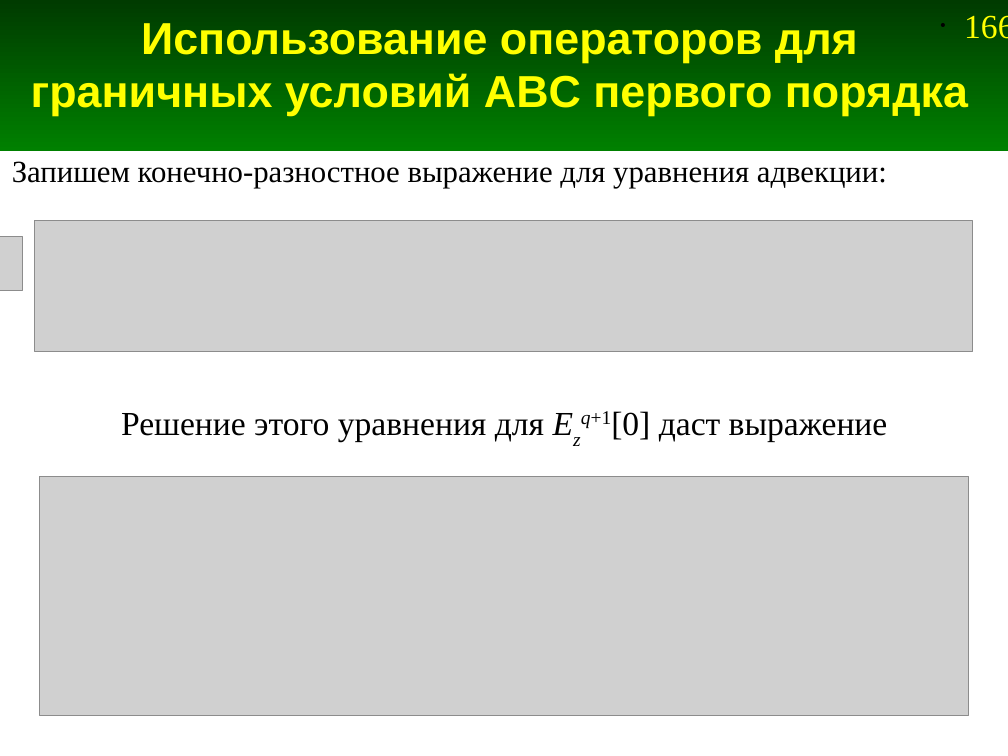
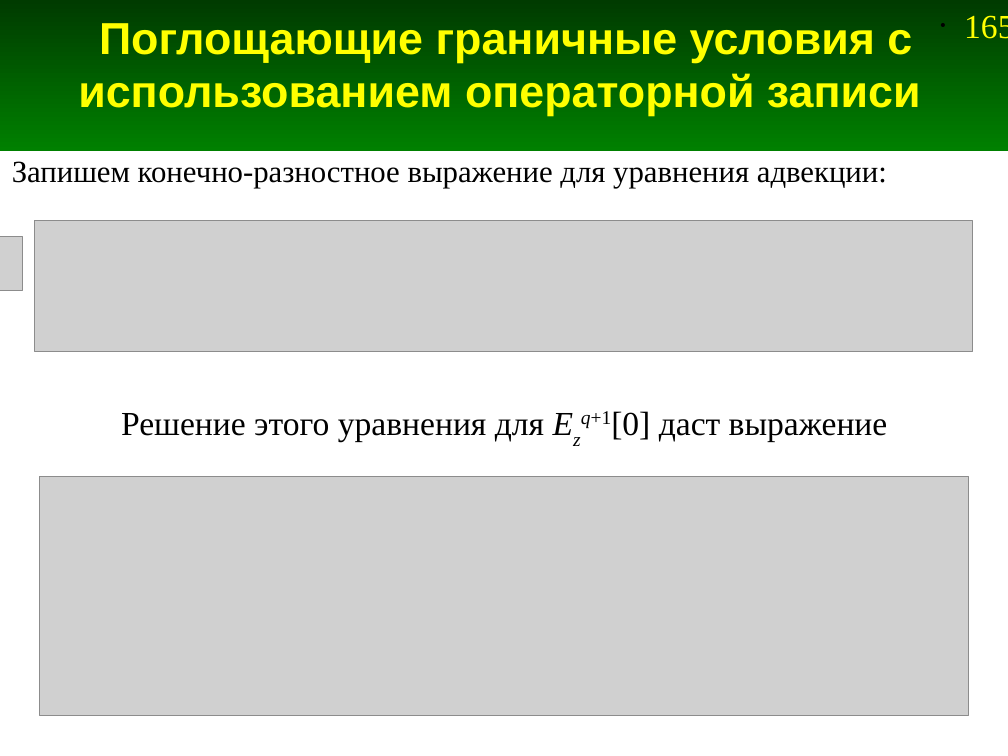
Before and after one commit to andris0147sv/modelling, a slide deck: slide 165 of presentations/2. FDTD.odp (slide 166 before the commit). Drawn at 1008x756 pixels with LibreOffice and Linux fonts; fonts in the diff are those of the drawing; grey boxes stand for pictures. Boxes give left, top, right and bottom in pixels: in the first picture for what was removed or moved away, otherwise in the second. Text is boxed around its words. In the diff, an @@ line names an element or a change of style, - is before the commit and + after.

```diff
--- a/presentations/2. FDTD.odp
+++ b/presentations/2. FDTD.odp
@@ title at (78, 23, 921, 116): text changed @@
-Использование операторов для граничных условий ABC первого порядка
+Поглощающие граничные условия с использованием операторной записи
@@ page number at (964, 15, 1008, 39): text changed @@
-• 166
+• 165
```
Also in this commit, not shown: 6 other slides changed, 1 slide added, 4 slides removed, 6 other files.
